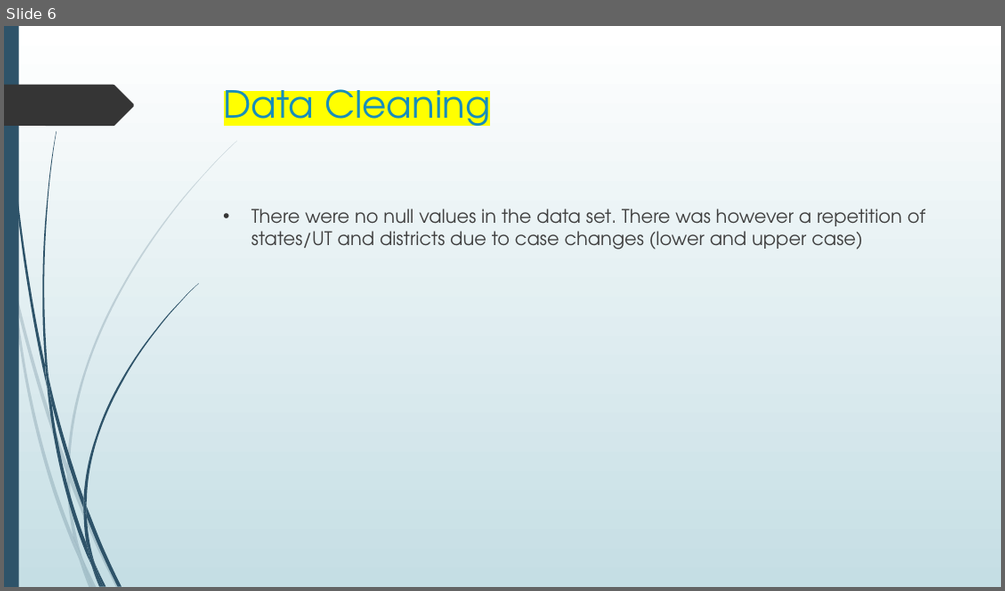
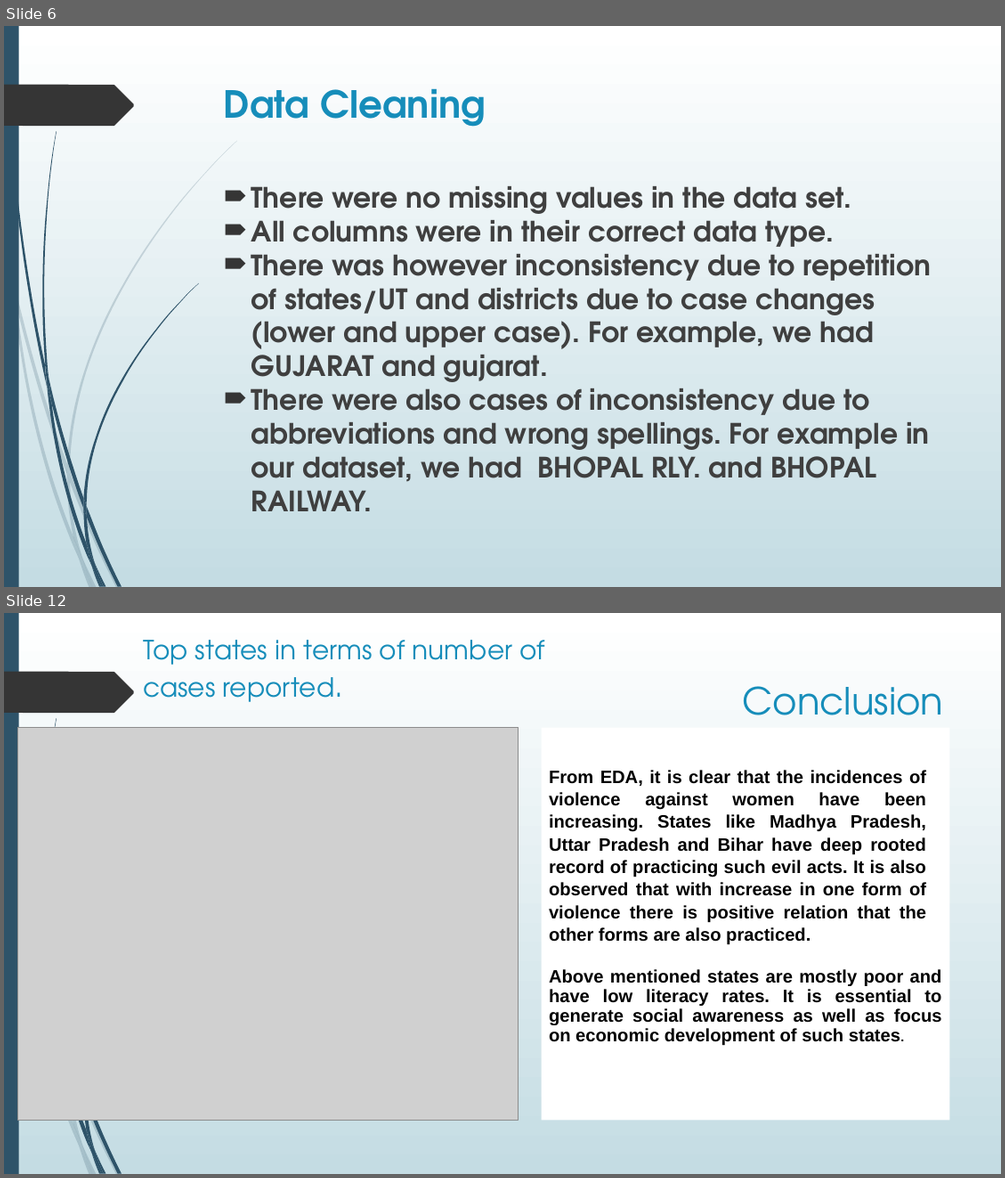
Before and after one commit to apacheteam/Crime-Against-Women-PP22-C623-APACHE-TEAM, a slide deck: PPT.pptx. Shown one above the other, each under a label of ours: slide 6 before the commit, slides 6 and 12 after it; the slides between them are not shown. The pictures are 1005x591 and 1005x1178 pixels, drawn with LibreOffice and Linux fonts; fonts in the diff are those of the drawing; grey boxes stand for pictures. Boxes give left, top, right and bottom in pixels: in the first picture for what was removed or moved away, otherwise in the second. Text is boxed around its words. In the diff, an @@ line names an element or a change of style, - is before the commit and + after.

```diff
--- a/PPT.pptx
+++ b/PPT.pptx
@@ slide 12 added at (4,613,1001,1174), background gradient #FFFFFF to #C4DCE3; not listed: 19 template elements that a slide beside it also shows @@
@@ title added at (143,640,545,702), 25.4 pt, text #168DBA @@
+Top states in terms of number of cases reported.
@@ title added at (742,686,943,715), 36 pt, text #168DBA @@
+Conclusion
@@ picture added at (18,728,518,1120) @@
@@ text added at (542,728,950,1120), fill #FFFFFF, 17.3 pt, text #000000, bold @@
+From EDA, it is clear that the incidences of violence against women have been increasing. States like Madhya Pradesh, Uttar Pradesh and Bihar have deep rooted record of practicing such evil acts. It is also observed that with increase in one form of violence there is positive relation that the other forms are also practiced.
+Above mentioned states are mostly poor and have low literacy rates. It is essential to generate social awareness as well as focus on economic development of such states.
@@ slide 6 changed as well @@
@@ background gradient #FFFFFF to #C5DEE5 to gradient #FFFFFF to #C4DCE3 @@
@@ title "Data Cleaning" at (224,88,485,127): text colour #178DBB to #168DBA, highlight #FFFF00 to none, bold on @@
@@ text at (251,186,931,511): text changed; size 18 to 27 pt; text colour #404040 to #3F3F3F; bold on @@
-• There were no null values in the data set. There was however a repetition of states/UT and districts due to case changes (lower and upper case)
+🠶 There were no missing values in the data set.
+🠶 All columns were in their correct data type.
+🠶 There was however inconsistency due to repetition of states/UT and districts due to case changes (lower and upper case). For example, we had GUJARAT and gujarat.
+🠶 There were also cases of inconsistency due to abbreviations and wrong spellings. For example in our dataset, we had BHOPAL RLY. and BHOPAL RAILWAY.
```
Also in this commit, not shown: 4 other slides changed, 9 other slides added, 9 slides removed, 4 other files.
